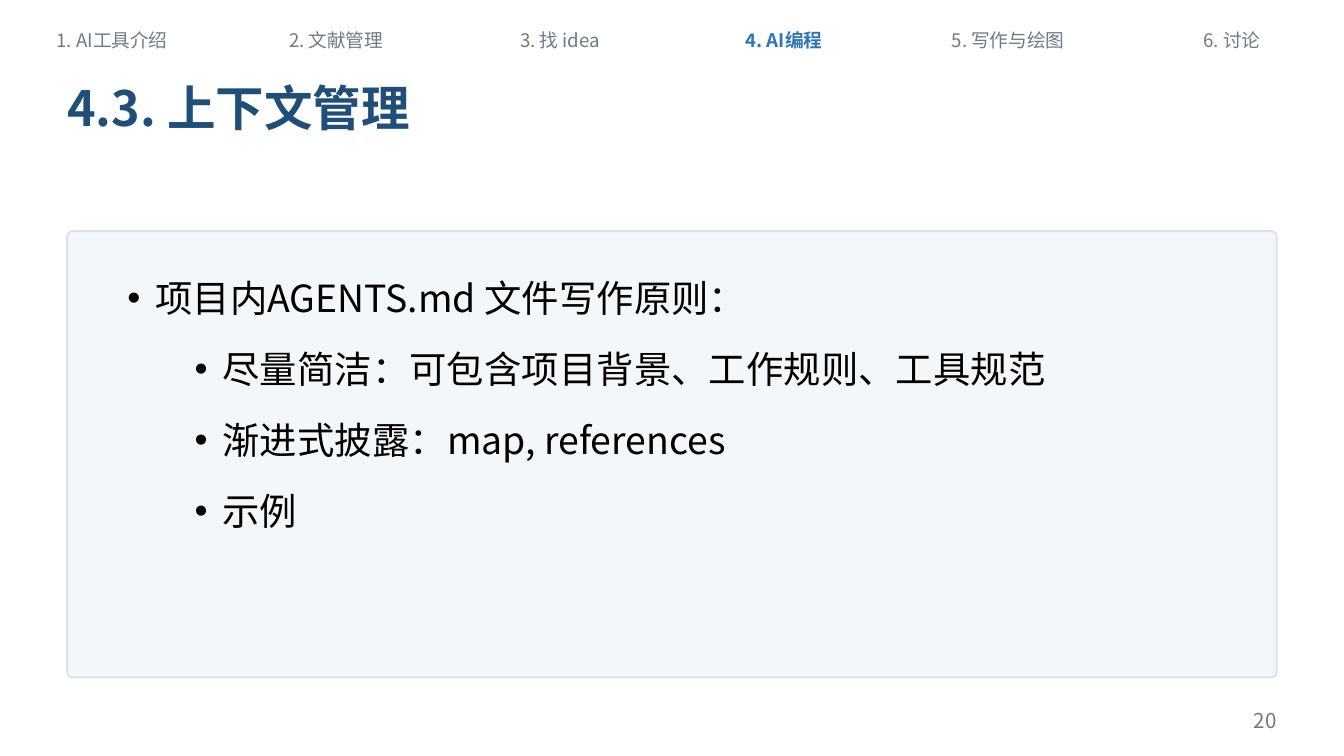
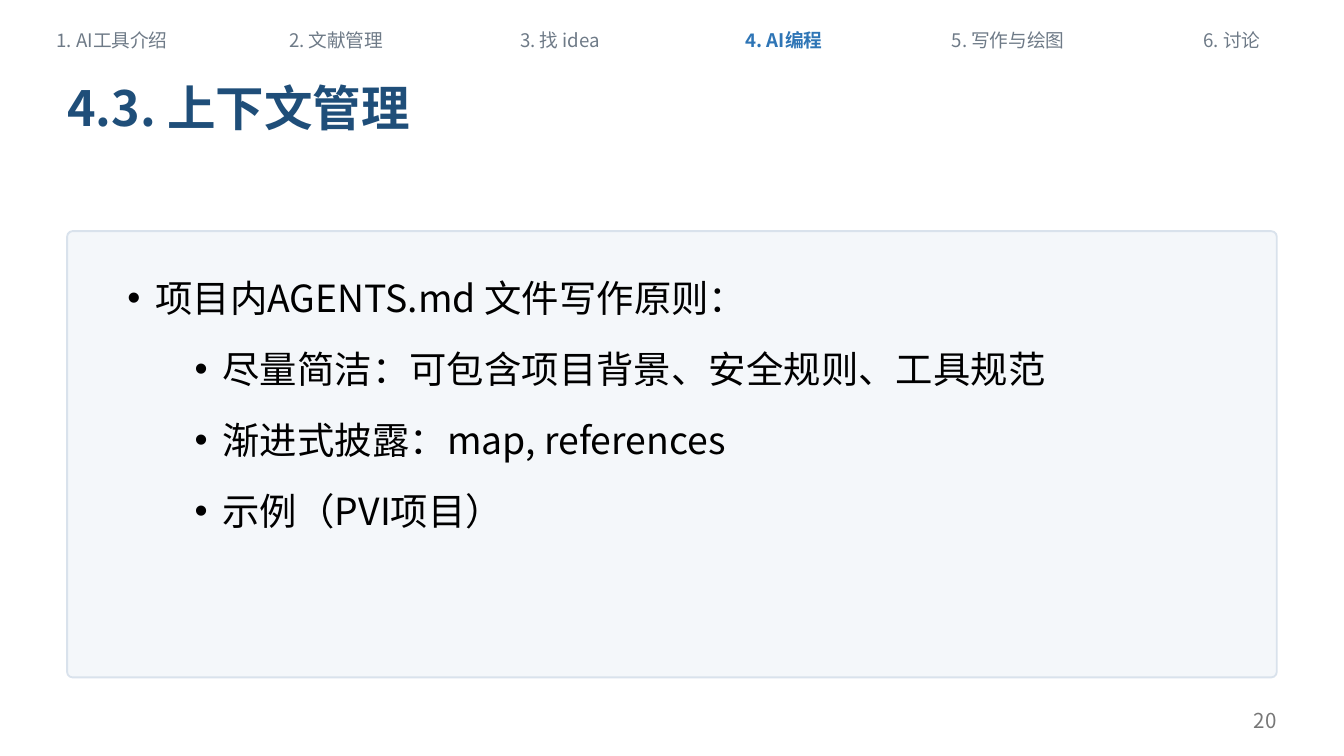
Before and after one commit to sicilyala/ai_sharing, a slide deck: slide 20 of docs/ai-workflow-sharing-v1.pptx. Drawn at 1344x756 pixels with LibreOffice and Linux fonts; fonts in the diff are those of the drawing. Boxes give left, top, right and bottom in pixels: in the first picture for what was removed or moved away, otherwise in the second. Text is boxed around its words. In the diff, an @@ line names an element or a change of style, - is before the commit and + after.

```diff
--- a/docs/ai-workflow-sharing-v1.pptx
+++ b/docs/ai-workflow-sharing-v1.pptx
@@ text at <box>223,351,1046,386</box>: text changed @@
-  • 尽量简洁：可包含项目背景、工作规则、工具规范
+  • 尽量简洁：可包含项目背景、安全规则、工具规范
@@ text at <box>223,493,503,529</box>: text changed @@
-  • 示例
+  • 示例（PVI项目）
```
Also in this commit, not shown: 11 other slides changed, 7 other files.
